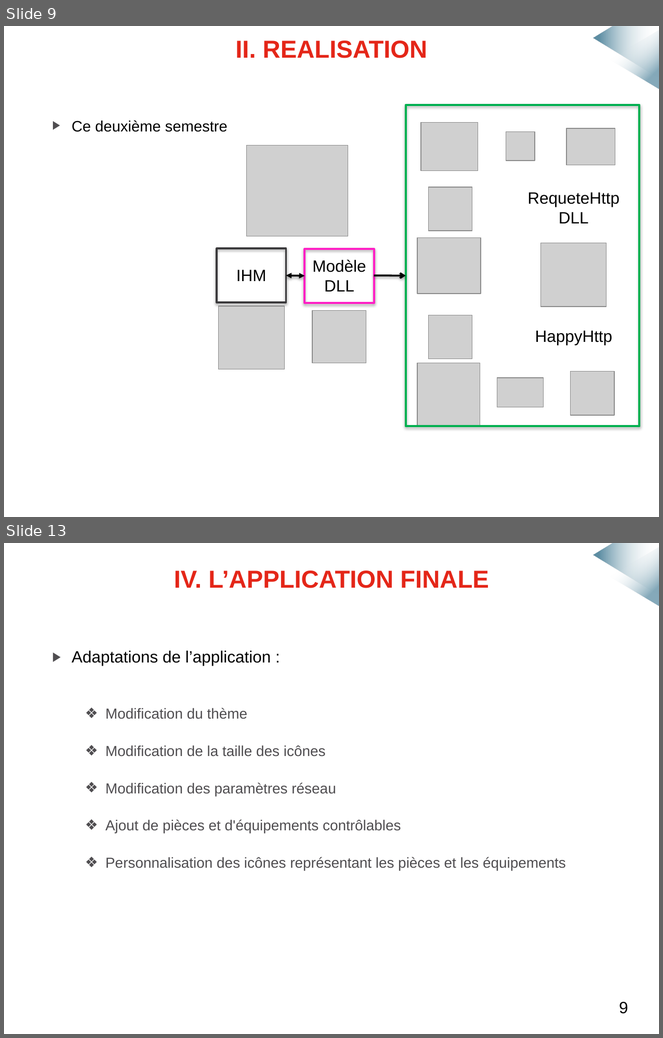
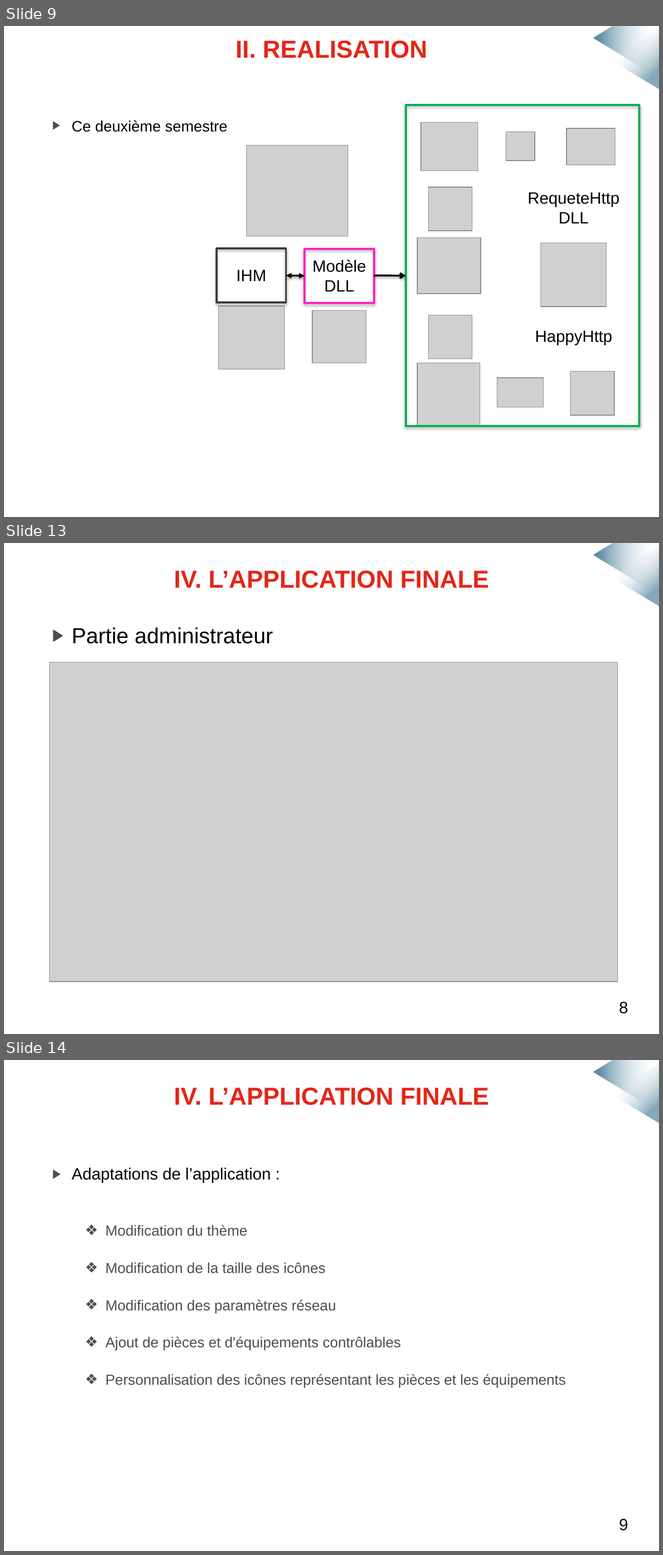
Before and after one commit to mmeven/EP_Domotique_Tablette, a slide deck: Rendu/Diapo_soutenance.pptx. Shown one above the other, each under a label of ours: slides 9 and 13 before the commit, slides 9, 13 and 14 after it; the slides between them are not shown. The pictures are 663x1038 and 663x1555 pixels, drawn with LibreOffice and Linux fonts; fonts in the diff are those of the drawing; grey boxes stand for pictures; background and template pictures are left out. Boxes give left, top, right and bottom in pixels: in the first picture for what was removed or moved away, otherwise in the second. Text is boxed around its words. In the diff, an @@ line names an element or a change of style, - is before the commit and + after.

```diff
--- a/Rendu/Diapo_soutenance.pptx
+++ b/Rendu/Diapo_soutenance.pptx
@@ slide 13 added at [4,543,659,1034], background #FFFFFF; not listed: 2 template elements that a slide beside it also shows @@
@@ text added at [174,571,489,588], 27 pt, text #E42618, bold @@
+IV. L’APPLICATION FINALE
@@ text added at [72,627,273,644], 24 pt, text #000000 @@
+▶ Partie administrateur
@@ picture added at [49,662,617,982] @@
@@ text added at [619,1002,629,1014], 18 pt, text #000000 @@
+8
@@ what was slide 13 is now slide 14 @@
```
Also in this commit, not shown: 5 slides changed, 3 other slides added, 1 slide removed.
